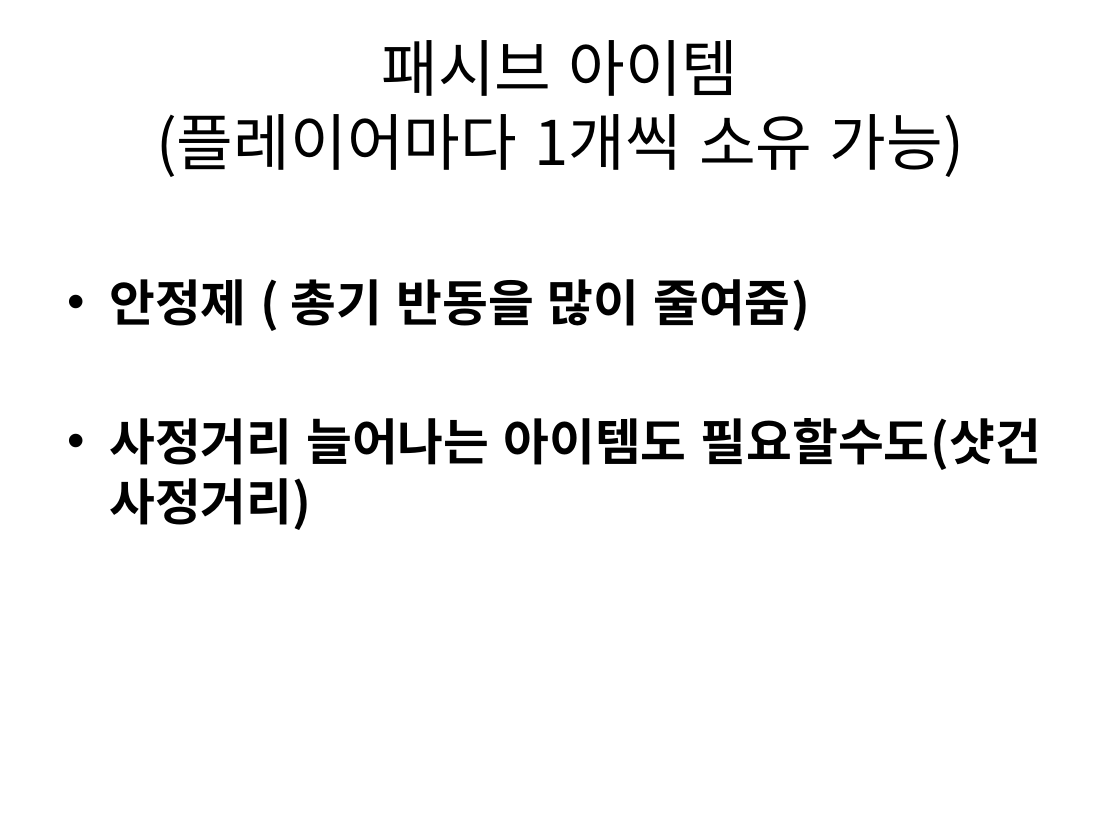
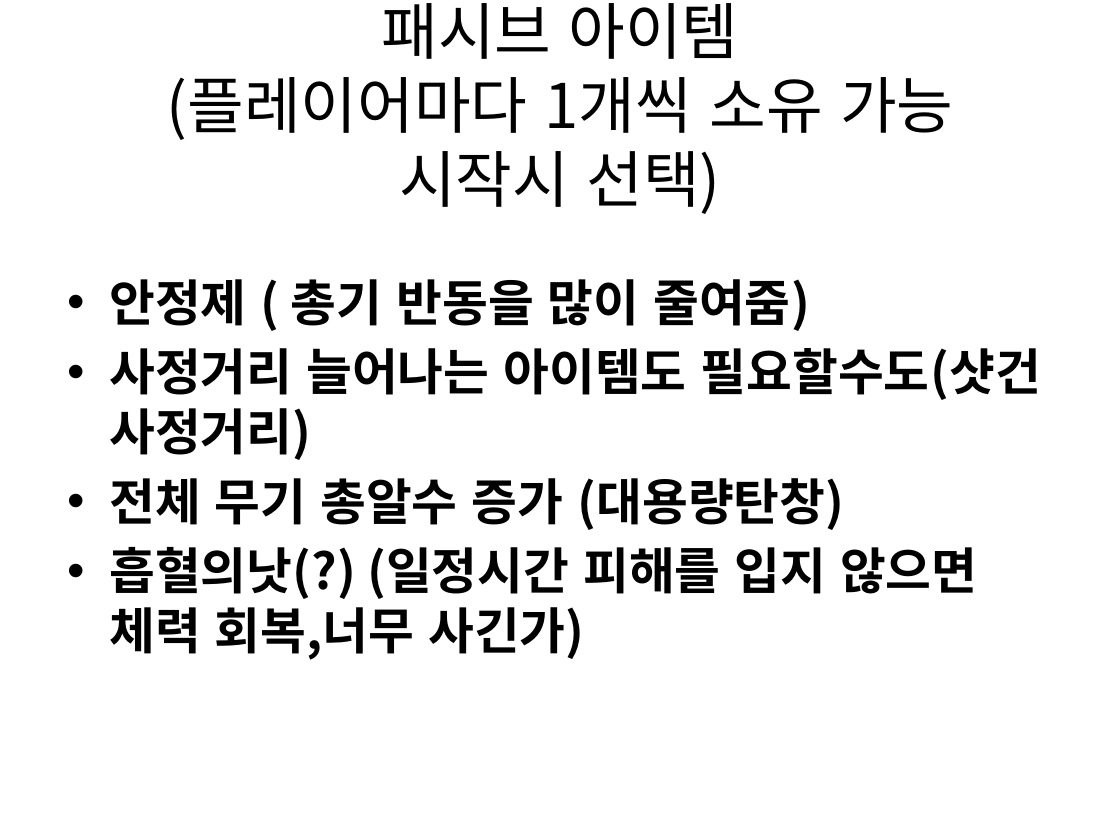
Before and after one commit to gkdlgndpdu/EscapeJail, a slide deck: slide 26 of EscapeJail/Assets/기획/스테이지1기획.pptx. Drawn at 1120x840 pixels with LibreOffice and Linux fonts; fonts in the diff are those of the drawing. Boxes give left, top, right and bottom in pixels: in the first picture for what was removed or moved away, otherwise in the second. Text is boxed around its words. In the diff, an @@ line names an element or a change of style, - is before the commit and + after.

```diff
--- a/EscapeJail/Assets/기획/스테이지1기획.pptx
+++ b/EscapeJail/Assets/기획/스테이지1기획.pptx
@@ title at box(167, 3, 953, 207): text changed @@
-패시브 아이템
-(플레이어마다 1개씩 소유 가능)
+패시브 아이템
+(플레이어마다 1개씩 소유 가능
+시작시 선택)
@@ text at box(109, 478, 977, 660): paragraphs added @@
+• 전체 무기 총알수 증가 (대용량탄창)
+• 흡혈의낫(?) (일정시간 피해를 입지 않으면 체력 회복,너무 사긴가)
```
Also in this commit, not shown: 1 other slide changed, 1 slide added, 14 other files.
